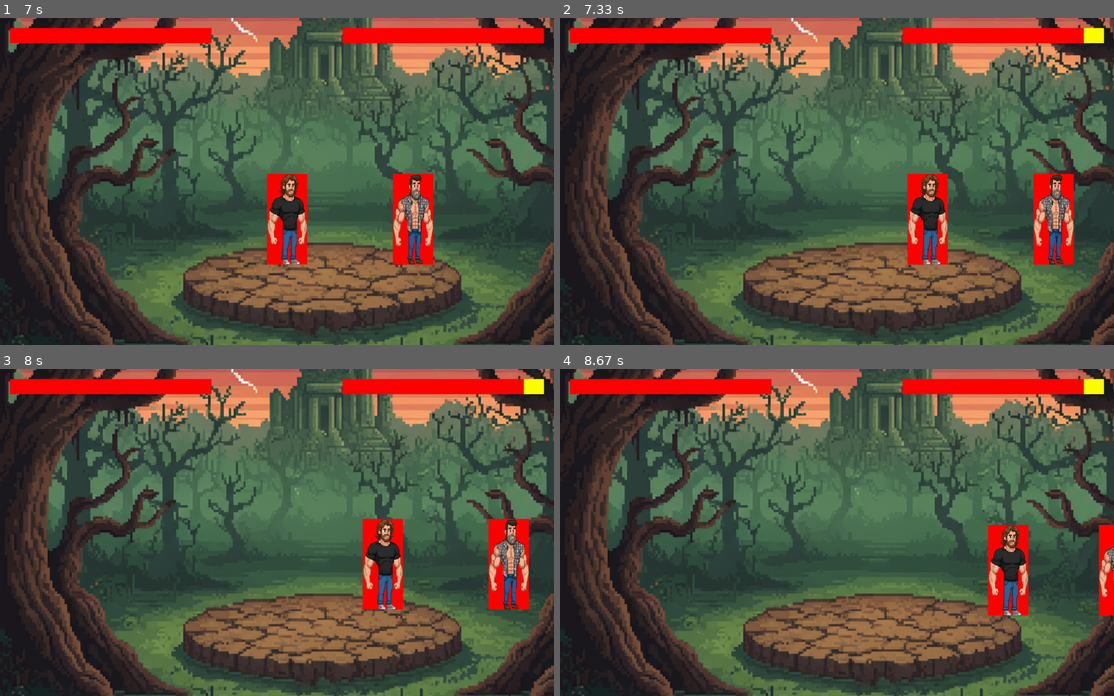
Above: before the commit, frames 1-4 (two rows, left to right).
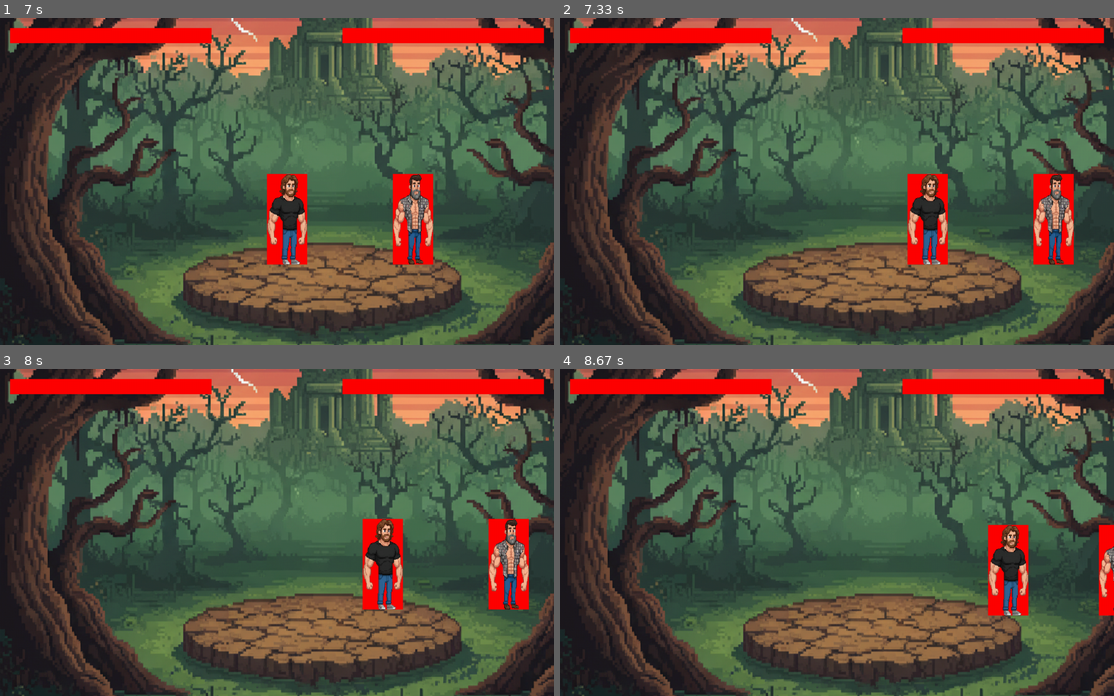
Above: after the commit, the same moments.

Repository: carlosecs4/pygame
Game: pygame game, started from jogo.py
Two runs of this game, one before a commit and one after it. Both use one fixed random seed, a clock stepped at 60 frames per second and the inputs below.
Inputs:
- Up to frame 1 (7 s): hold Left 0.33-0.87 s; hold Left 0.9-1.3 s; hold Up 1.33-1.7 s; hold W 1.33-1.7 s; hold Right 1.73-2.37 s; hold D 1.73-2.37 s; hold Left 2.4-2.87 s; hold A 2.4-2.87 s; hold Right 2.9-3.37 s; hold D 2.9-3.37 s; hold Up 3.4-3.7 s; hold W 3.4-3.7 s; hold Right 3.73-4.2 s; hold D 3.73-4.2 s; hold Left 4.23-4.77 s; hold A 4.23-4.77 s; hold Left 4.8-5.2 s; hold A 4.8-5.2 s; hold Up 5.23-5.6 s; hold W 5.23-5.6 s; hold Right 5.63-6.27 s; hold D 5.63-6.27 s; hold Left 6.3-6.77 s; hold A 6.3-6.77 s; hold Right from 6.8 s (still down); hold D from 6.8 s (still down)
- Up to frame 2 (7.33 s): release Right at 7.27 s; release D at 7.27 s; tap Right Shift at 7.3 s
- Up to frame 3 (8 s): hold Up 7.63-7.93 s; hold W 7.63-7.93 s; hold Right from 7.97 s (still down); hold D from 7.97 s (still down)
- Up to frame 4 (8.67 s): release Right at 8.43 s; release D at 8.43 s; hold Left from 8.47 s (still down); hold A from 8.47 s (still down)

Frame 1 is identical in both runs. In frame 2, 0.2% of the frame differs, in the area x 94-99%, y 3-8%; in frame 3, 0.2%; in frame 4, 0.2%.

Commit message:
Ajustando a direção em que o ataque é dado

Diff:
--- a/tela_do_jogo.py
+++ b/tela_do_jogo.py
@@ -138,7 +138,7 @@
                         self.attack_type = 2
 
         #Garantir que os jogadores estão virados um pro outro
-        if target.rect.centerx < self.rect.centerx:
+        if target.rect.centerx > self.rect.centerx:
             self.virar = False
         else:
             self.virar = True
@@ -217,7 +217,7 @@
         # Variável para poder atualizar todos os sprites de uma vez
 
         player1.move(tela, player2)
-        player2.move(tela, player2)
+        player2.move(tela, player1)
 
         player1.draw(tela)
         player1.desenha_personagen(bob)
